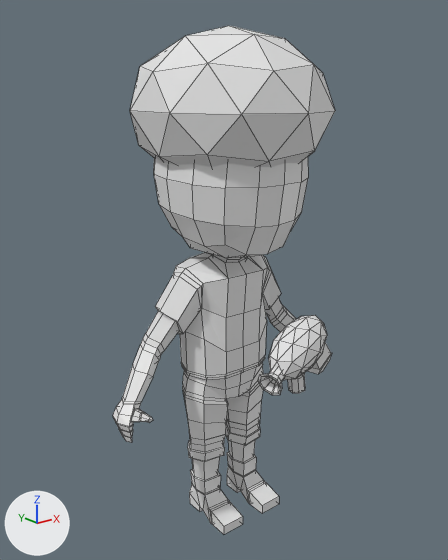
An edit to the Blender file 3D Blender Models/Playable Characters/CoopYellowCharacter.blend, drawn before and after from the same camera.
One viewpoint serves both versions: a 50 mm camera at (-10.95, -13.58, 12.96) aimed at (-0.26, -0.21, 7.62). The axes (+X, +Y, +Z) are drawn at lower left. The lights are the same throughout. Mesh edges are drawn as thin lines.

The older version as bpy lines, for what is in view:
```python
me_cube_000 = bpy.data.meshes.new('Cube.000')
me_cube_000.from_pydata(...)  # 142 vertices, 166 faces; spans x -5.41..3.95, y -2.11..2.11, z -3.89..2.82
me_cube_000.materials.append(mat_material)  # white #e7e7e7
me_cube_001 = bpy.data.meshes.new('Cube.001')
me_cube_001.from_pydata(...)  # 890 vertices, 903 faces; spans x -3.94..3.94, y -3.06..2.85, z -0.03..14.45
me_cube_001.materials.append(mat_coopyellowcharactertexture_psd)  # its picture is missing
ob_cube = bpy.data.objects.new('Cube', me_cube_001)
ob_cube.location = (0.0, 0.0, 0.0)
ob_gun = bpy.data.objects.new('Gun', me_cube_000)
ob_gun.location = (-0.13, -3.26, 6.44)
ob_gun.rotation_euler = (0.0, -0.339, 0.272)  # degrees (0, -19, 16)
ob_gun.scale = (0.29, 0.29, 0.29)
```
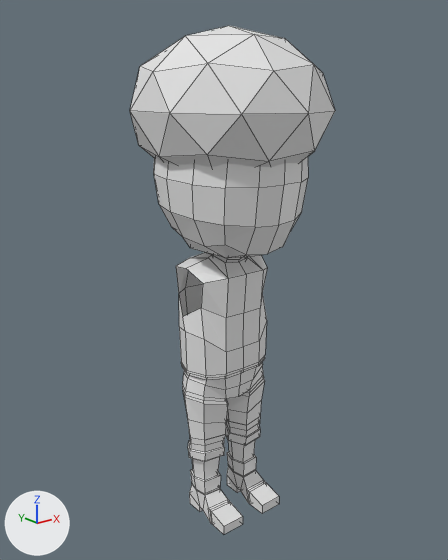
What changed in the scene script:
```text
Change me_cube_001:
    used by ob_cube; location = (0.0, 0.0, 0.0)
    remove me_cube_001.from_pydata(...)  # 890 vertices, 903 faces; spans x -3.94..3.94, y -3.06..2.85, z -0.03..14.45
    add me_cube_001.from_pydata(...)  # 514 vertices, 523 faces; spans x -2.54..2.53, y -3.06..2.85, z -0.03..14.45
    me_cube_001 part 1: 376 vertices removed from x -3.94..3.94, y -0.78..0.76, z 3.68..8.01
Change ob_gun:
    add ob_gun.hide_viewport = True
```

Location of each change, [x1, y1, x2, y2] in pixels of the pictures (448 x 560 px):
'Cube', reshaped (8% narrower)
    before: [113, 26, 335, 534]
    after: [130, 26, 335, 534]
'Gun', hidden
    before: [258, 315, 332, 395]
part 1 of me_cube_001, deleted
    before: [113, 255, 296, 443]
